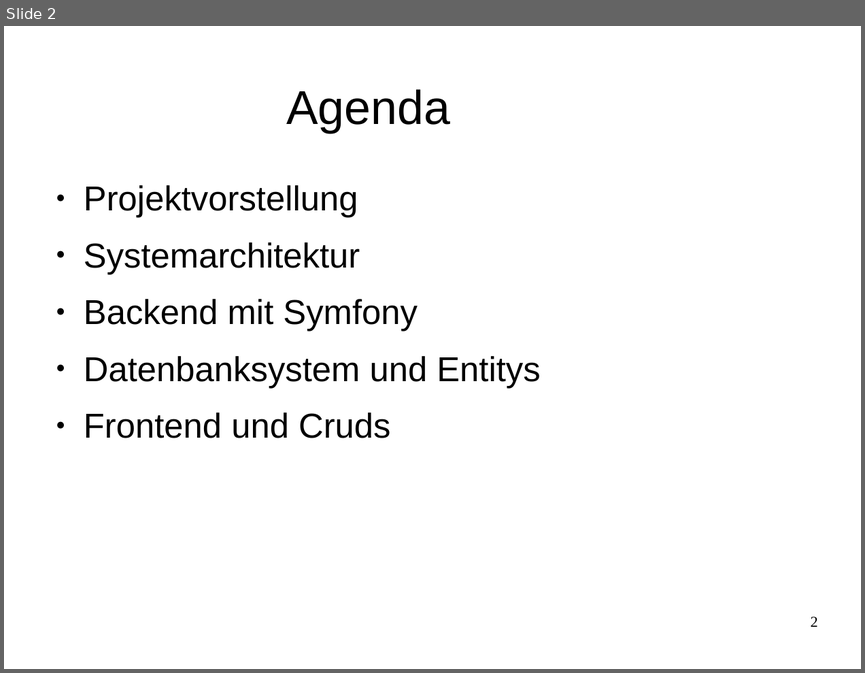
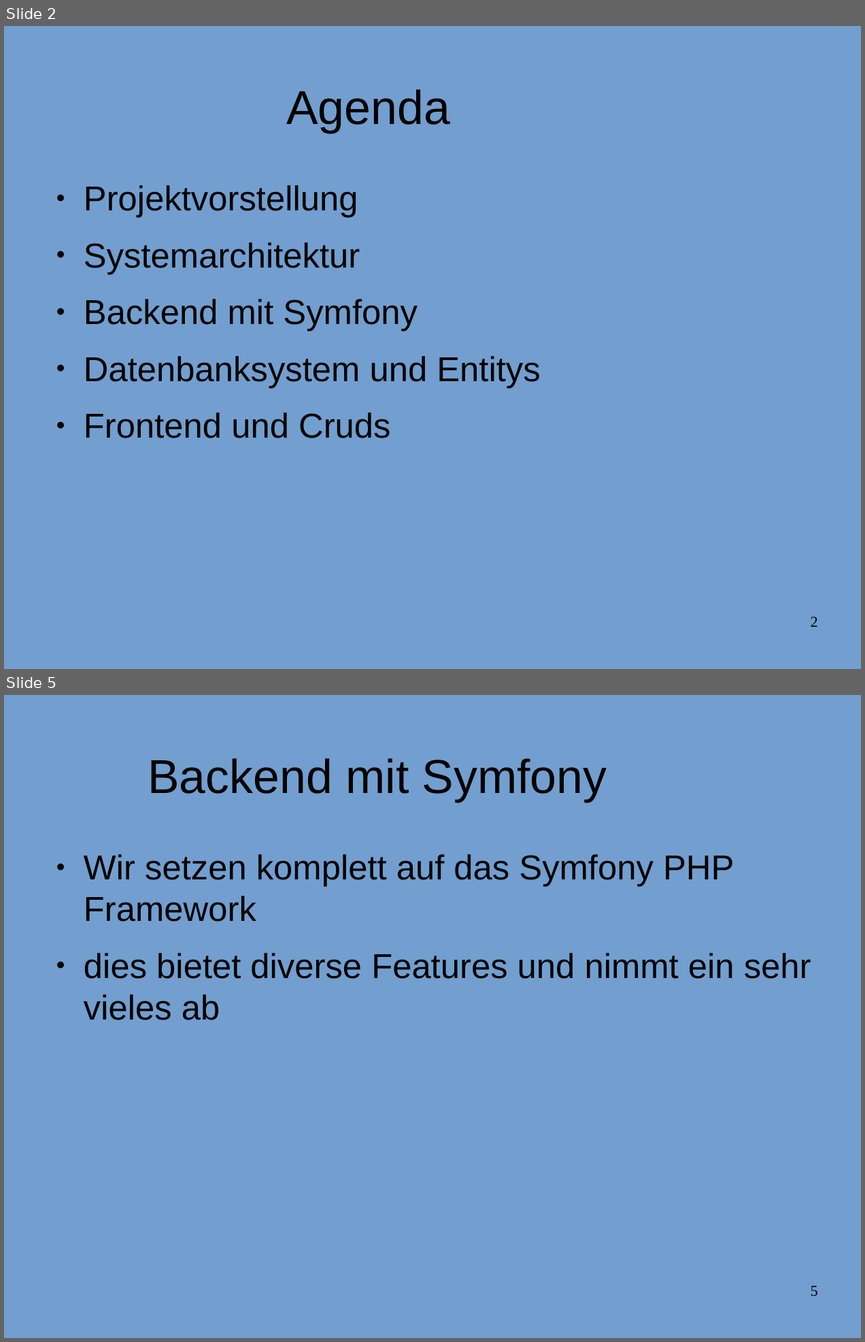
Before and after one commit to JackWolfskind/Tannte-Emma, a slide deck: doc/Präsentation/Präsentation.odp. Shown one above the other, each under a label of ours: slide 2 before the commit, slides 2 and 5 after it; the slides between them are not shown. The pictures are 865x673 and 865x1342 pixels, drawn with LibreOffice and Linux fonts; fonts in the diff are those of the drawing; background and template pictures are left out. Boxes give left, top, right and bottom in pixels: in the first picture for what was removed or moved away, otherwise in the second. Text is boxed around its words. In the diff, an @@ line names an element or a change of style, - is before the commit and + after.

```diff
--- a/doc/Präsentation/Präsentation.odp
+++ b/doc/Präsentation/Präsentation.odp
@@ slide 5 added at [4,695,861,1338], background #729FCF @@
@@ title added at [147,758,607,802], 44 pt, text #000000 @@
+Backend mit Symfony
@@ text added at [84,854,811,1020], 32 pt, text #000000 @@
+● Wir setzen komplett auf das Symfony PHP Framework
+● dies bietet diverse Features und nimmt ein sehr vieles ab
@@ page number added at [810,1285,818,1296], 14 pt, text #000000 @@
+5
@@ slide 2 changed as well @@
@@ background #FFFFFF to #729FCF @@
```
Also in this commit, not shown: 3 other slides changed, 7 other slides added, 5 other files.
